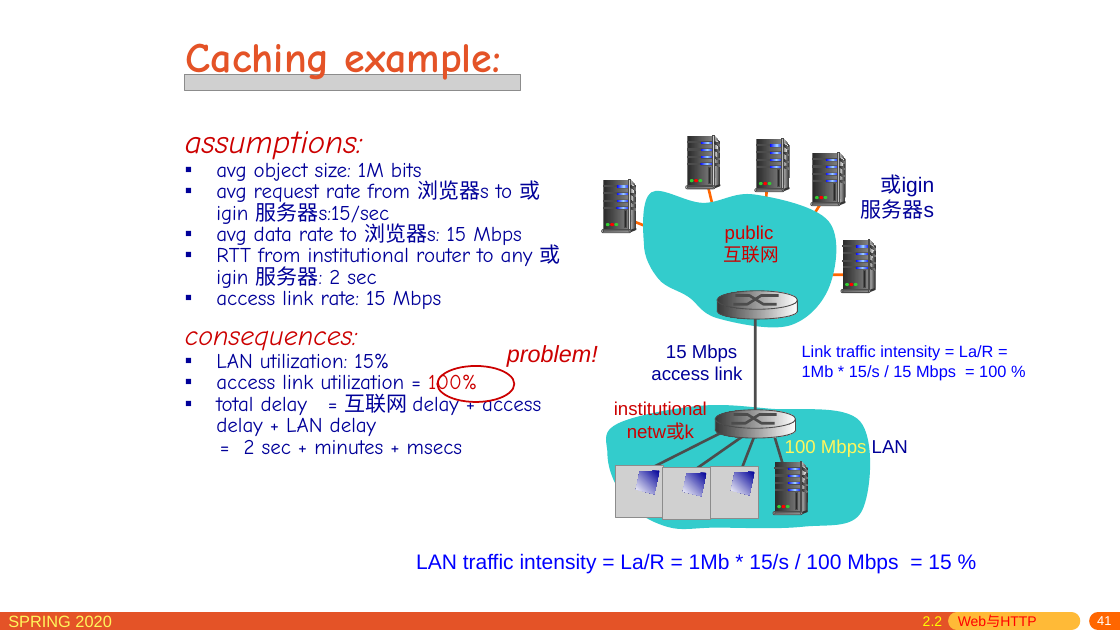
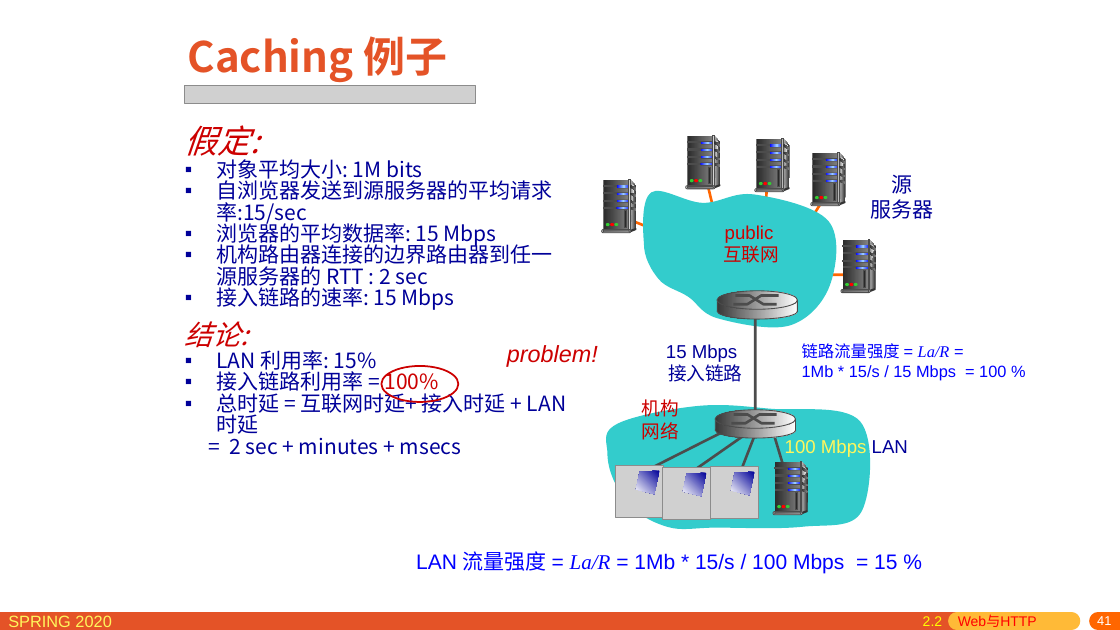
Before and after one commit to network-distributed/presentations, a slide deck: slide 41 of chapter2_cn.pptx. Drawn at 1120x630 pixels with LibreOffice and Linux fonts; fonts in the diff are those of the drawing; grey boxes stand for pictures. Boxes give left, top, right and bottom in pixels: in the first picture for what was removed or moved away, otherwise in the second. Text is boxed around its words. In the diff, an @@ line names an element or a change of style, - is before the commit and + after.

```diff
--- a/chapter2_cn.pptx
+++ b/chapter2_cn.pptx
@@ title at box(188, 36, 447, 82): text changed; font Comic Neue to Noto Sans CJK SC @@
-Caching example:
+Caching 例子
@@ picture: place and size @@
-picture at box(185, 74, 521, 90)
+picture at box(185, 86, 476, 103)
@@ text at box(185, 125, 566, 434): text changed; font Comic Neue to Noto Sans CJK SC @@
-assumptions:
-▪ avg object size: 1M bits
-▪ avg request rate from 浏览器s to 或igin 服务器s:15/sec
-▪ avg data rate to 浏览器s: 15 Mbps
-▪ RTT from institutional router to any 或igin 服务器: 2 sec
-▪ access link rate: 15 Mbps
-consequences:
-▪ LAN utilization: 15%
-▪ access link utilization = 100%
-▪ total delay = 互联网 delay + access delay + LAN delay
+假定:
+▪ 对象平均大小: 1M bits
+▪ 自浏览器发送到源服务器的平均请求率:15/sec
+▪ 浏览器的平均数据率: 15 Mbps
+▪ 机构路由器连接的边界路由器到任一源服务器的 RTT : 2 sec
+▪ 接入链路的速率: 15 Mbps
+结论:
+▪ LAN 利用率: 15%
+▪ 接入链路利用率 = 100%
+▪ 总时延 = 互联网时延+ 接入时延 + LAN 时延
@@ text at box(871, 175, 934, 219): text changed @@
-或igin
-服务器s
+源
+服务器
@@ text "15 Mbps": place and size @@
-text "15 Mbps" at box(651, 344, 743, 381)
+text "15 Mbps" at box(666, 344, 742, 382)
@@ text at box(802, 343, 950, 359): text changed @@
-Link traffic intensity = La/R =
+链路流量强度 = La/R =
@@ ellipse: place and size @@
-ellipse at box(438, 366, 515, 402)
+ellipse at box(381, 366, 459, 402)
@@ text at box(668, 361, 742, 382): text changed @@
-access link
+接入链路
@@ text at box(642, 396, 679, 440): text changed @@
-institutional
-netw或k
+机构
+网络
@@ text at box(229, 433, 461, 455): font Comic Neue to Noto Sans CJK SC in "= 2 sec + minutes + msecs" @@
@@ text at box(416, 551, 897, 573): text changed @@
-LAN traffic intensity = La/R = 1Mb * 15/s / 100 Mbps = 15 %
+LAN 流量强度 = La/R = 1Mb * 15/s / 100 Mbps = 15 %
```
Also in this commit, not shown: 71 other slides changed, 1 other file.
